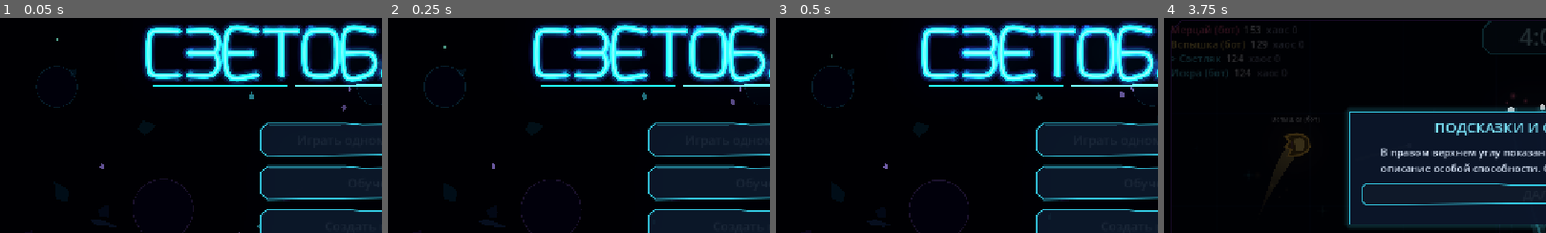
Above: before the commit, frames 1-4 (left to right).
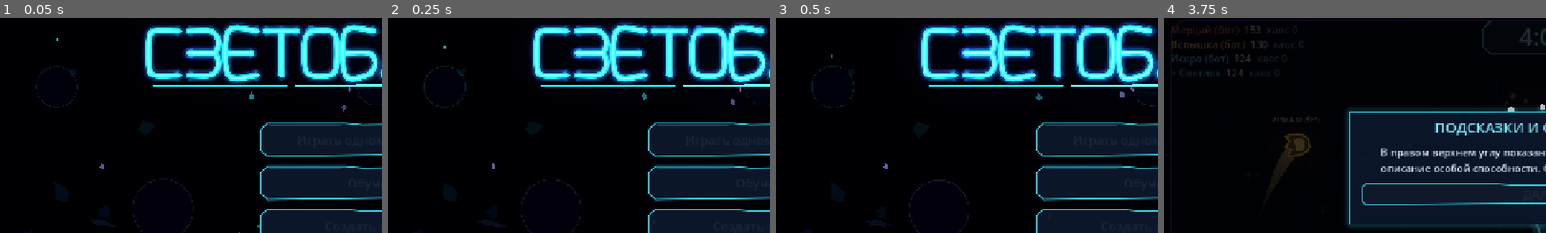
Above: after the commit, the same moments.

Repository: DvoreZZKy/svetobalamut
Game: Godot game, scene res://scenes/menu.tscn
The game is run twice, just before and just after one commit, with the same random seed, the same clock (stepped at 60 frames per second) and the same inputs.
Inputs (mouse positions are % of the whole screen's width and height, from its top left):
- Up to frame 1 (0.05 s): no input
- Up to frame 2 (0.25 s): no input
- Up to frame 3 (0.5 s): no input
- Up to frame 4 (3.75 s): click "Играть одному (с ботами)" at 0.5 s; tap Enter (restart) at 1.25 s; move the mouse to (72, 45) at 1.27 s; hold D (right) 1.28-2 s; tap Q (ability) at 1.35 s; click (72, 45) at 1.42 s; click "ДАЛЕЕ" at 2 s; move the mouse to (30, 55) at 2.77 s; hold S (down) 2.78-3.53 s; tap Space (dash) at 2.85 s; move the mouse to (60, 28) at 3.52 s; press the mouse at (60, 28) at 3.53 s; hold D (right) from 3.53 s (still down)
The pictures show only the part of the screen within x 0-50%, y 1-51%; the shares and areas given below are measured in that part.

Frames 1-3 are identical in both runs. In frame 4, 0.4% of the frame differs, in the area x 2-27%, y 12-29%.

Commit message:
Improve baseline player survivability

Diff:
--- a/scripts/sim.gd
+++ b/scripts/sim.gd
@@ -23,9 +23,9 @@
 const SHOT_COST := 0.28
 const MOVE_COST := 0.65
 const DASH_COST := 2.0
-const REGEN_PASSIVE := 2.0
+const REGEN_PASSIVE := 2.5
 const REGEN_STILL := 2.0
-const REGEN_ZONE := 4.0
+const REGEN_ZONE := 5.0
 const KILL_BONUS := 24.0
 const MATCH_TIME := 240.0
 const MIN_SURVIVAL_TIME := 60.0
@@ -426,7 +426,7 @@
 	var global_state := (Engine.get_main_loop() as SceneTree).root.get_node_or_null("G")
 	if global_state != null and bool(global_state.get("tutorial_active")) and bool(p.get("human", false)):
 		return
-	var reduced: float = dmg * float(p.get("defense", 1.0))
+	var reduced: float = dmg * float(p.get("defense", 1.0)) * 0.85
 	if p.kind == 1 and p.ability_t > 0.0:
 		reduced *= 0.25
 	p.light -= reduced
